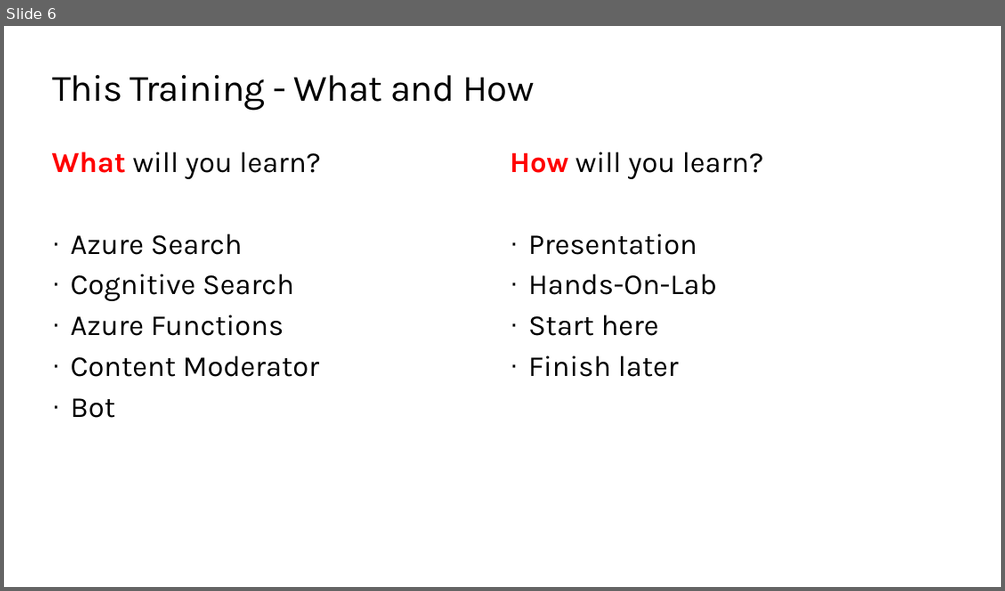
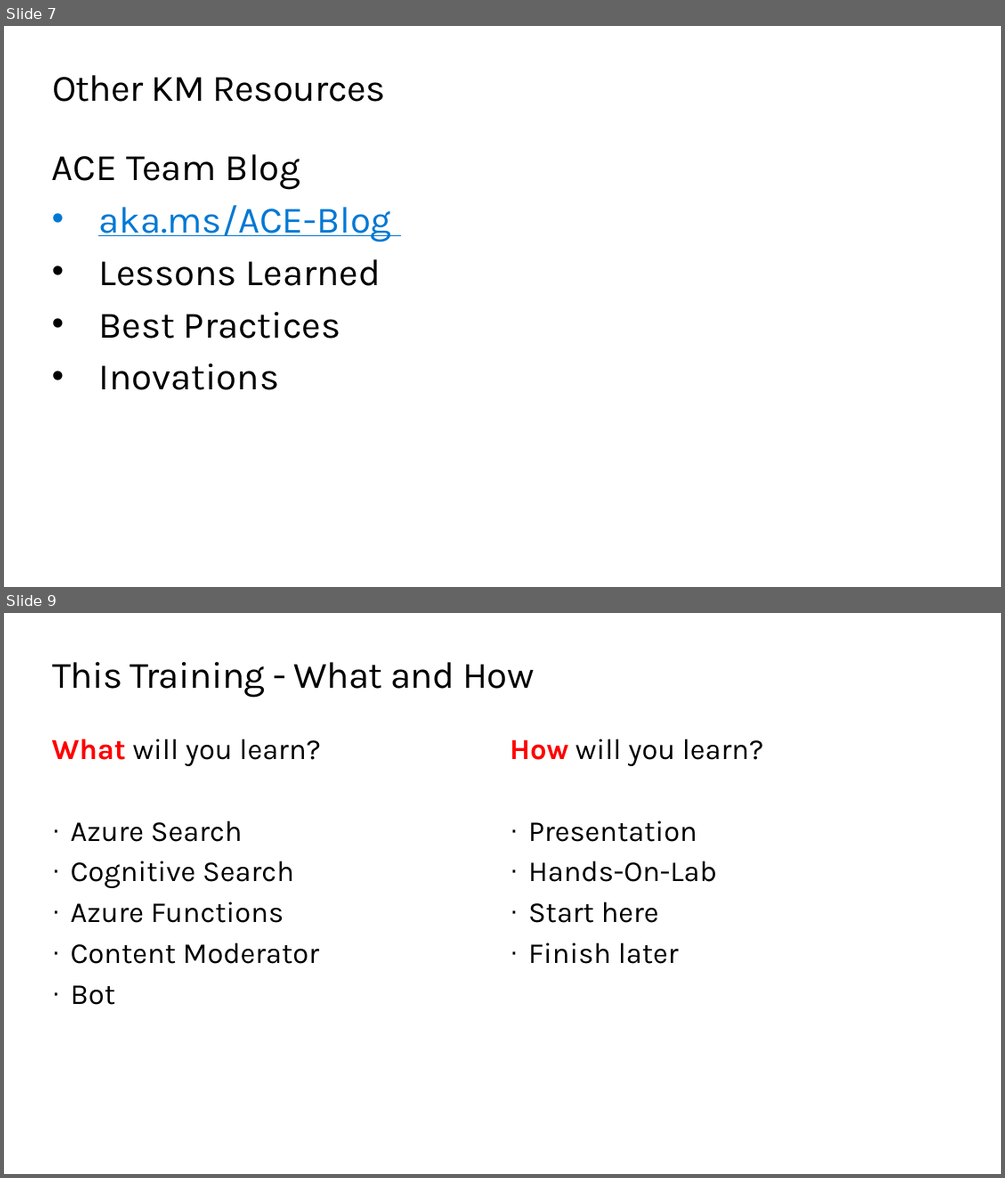
Before and after one commit to QuirkyDataScientist1978/Build-a-knowledge-mining-solution-using-Azure-AI, a slide deck: resources/slides/Opening.pptx. Shown one above the other, each under a label of ours: slide 6 before the commit, slides 7 and 9 after it; the slides between them are not shown. The pictures are 1005x591 and 1005x1178 pixels, drawn with LibreOffice and Linux fonts; fonts in the diff are those of the drawing; background and template pictures are left out. Boxes give left, top, right and bottom in pixels: in the first picture for what was removed or moved away, otherwise in the second. Text is boxed around its words. In the diff, an @@ line names an element or a change of style, - is before the commit and + after.

```diff
--- a/resources/slides/Opening.pptx
+++ b/resources/slides/Opening.pptx
@@ slide 7 added at [4, 26, 1001, 587], background #FFFFFF @@
@@ title added at [52, 75, 385, 102], 36 pt, text #000000 @@
+Other KM Resources
@@ text added at [52, 154, 391, 390], 36 pt, text #000000 @@
+ACE Team Blog
+• aka.ms/ACE-Blog
+• Lessons Learned
+• Best Practices
+• Inovations
@@ what was slide 6 is now slide 9 @@
```
Also in this commit, not shown: 5 slides changed, 2 other slides added.
